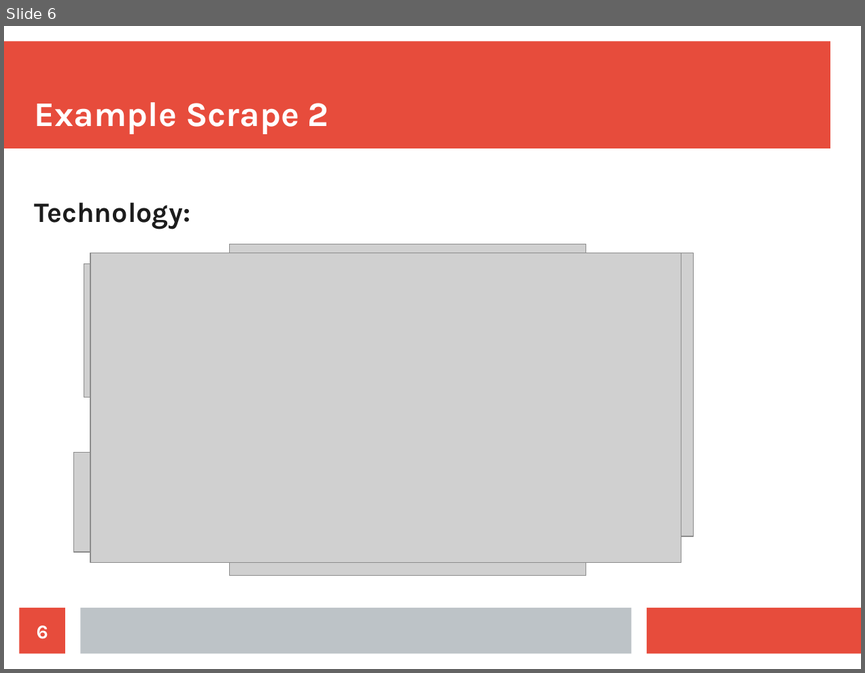
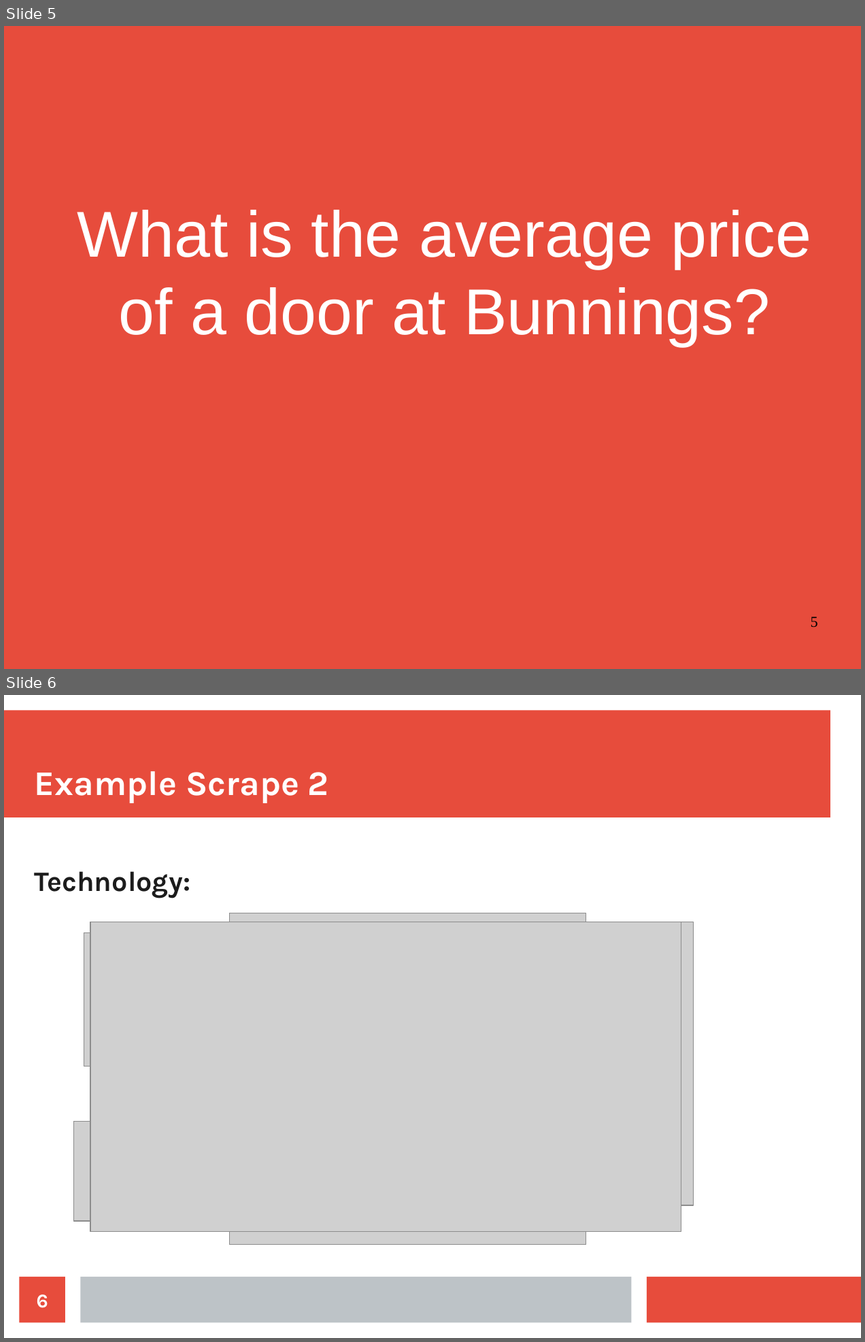
Before and after one commit to Lewington-pitsos/web_scraping_presentation, a slide deck: web_scraping.odp. Shown one above the other, each under a label of ours: slide 6 before the commit, slides 5 and 6 after it. The pictures are 865x673 and 865x1342 pixels, drawn with LibreOffice and Linux fonts; fonts in the diff are those of the drawing; grey boxes stand for pictures. Boxes give left, top, right and bottom in pixels: in the first picture for what was removed or moved away, otherwise in the second. Text is boxed around its words. In the diff, an @@ line names an element or a change of style, - is before the commit and + after.

```diff
--- a/web_scraping.odp
+++ b/web_scraping.odp
@@ slide 5 added at (4,26,861,669), background #FFFFFF @@
@@ rectangle added at (4,26,861,669), fill #E74C3C, outline #00BDEF 0 pt @@
@@ title added at (77,210,811,346), 60 pt, text #FFFFFF @@
+What is the average price
+of a door at Bunnings?
@@ page number added at (810,616,818,627), 14 pt, text #000000 @@
+5
```
Also in this commit, not shown: 3 slides changed, 2 other slides added, 4 slides removed, 26 other files.
